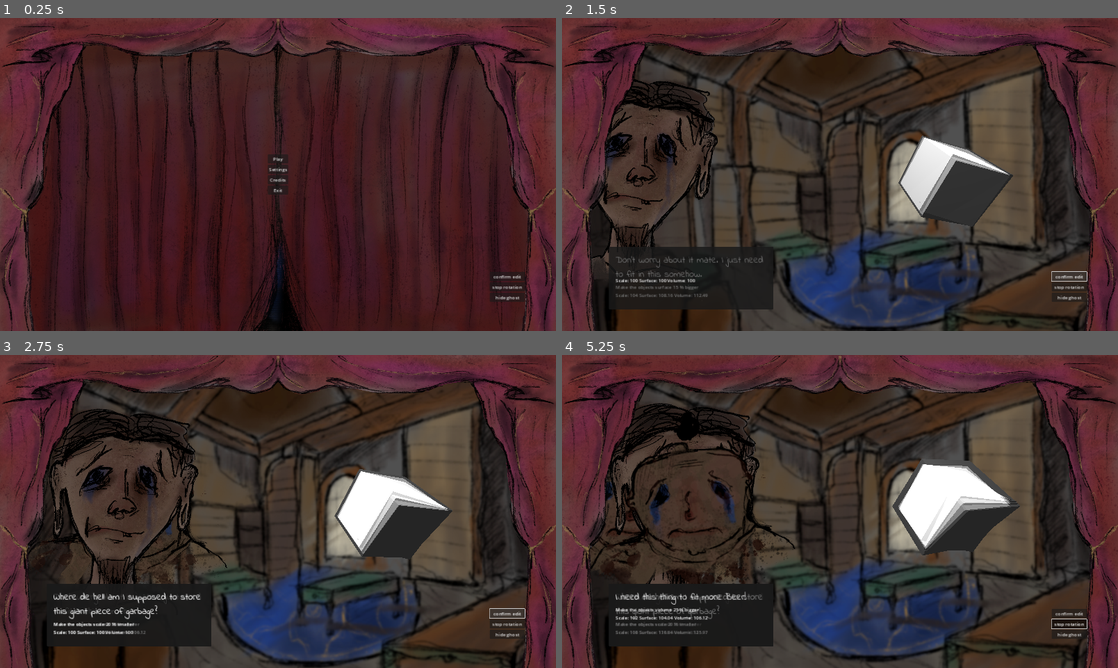
Above: before the commit, frames 1-4 (two rows, left to right).
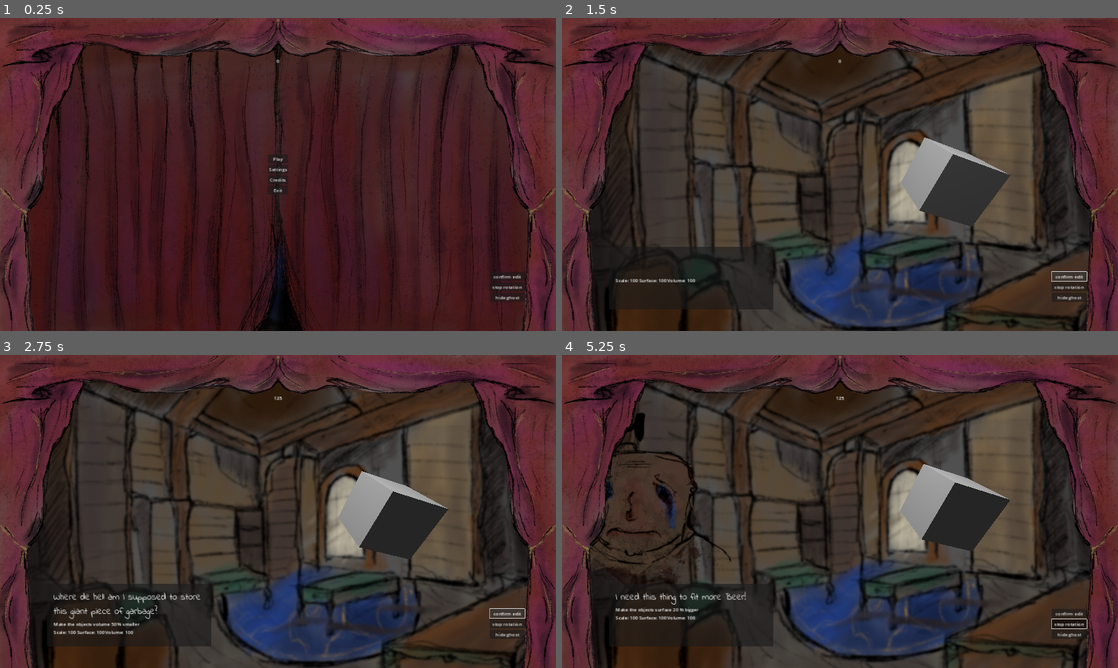
Above: after the commit, the same moments.

Repository: LouisDiekmann/GMTK_GameJam_2024
Game: Godot game, scene res://Scenes/main.tscn
Two runs of this game, one before a commit and one after it. Both use one fixed random seed, a clock stepped at 60 frames per second and the inputs below.
Inputs:
- Up to frame 1 (0.25 s): no input
- Up to frame 2 (1.5 s): click "Play" at 0.5 s; click "confirm edit" at 1.25 s
- Up to frame 3 (2.75 s): click "confirm edit" at 2 s
- Up to frame 4 (5.25 s): click "stop rotation" at 2.75 s; click "stop rotation" at 3.5 s; click "confirm edit" at 4.25 s; click "stop rotation" at 5 s

The runs differ from the first frame. In frame 1, less than 0.1% of the frame differs, in the area x 49-51%, y 13-15%; in frame 2, 7.1%; in frame 3, 9.5%; in frame 4, 11%, in the area x 5-83%, y 13-90%.

Commit message:
size logic, gameplay loop

Diff:
--- /dev/null
+++ b/Assets/mainTheme.tres
@@ -0,0 +1,3 @@
+[gd_resource type="Theme" format=3 uid="uid://dg525obuef481"]
+
+[resource]
--- a/Scenes/customer.tscn
+++ b/Scenes/customer.tscn
@@ -75,6 +75,9 @@
 
 [sub_resource type="BoxMesh" id="BoxMesh_ubf74"]
 
+[sub_resource type="ConcavePolygonShape3D" id="ConcavePolygonShape3D_6kkg0"]
+data = PackedVector3Array(-0.5, 0.5, 0.5, 0.5, 0.5, 0.5, -0.5, -0.5, 0.5, 0.5, 0.5, 0.5, 0.5, -0.5, 0.5, -0.5, -0.5, 0.5, 0.5, 0.5, -0.5, -0.5, 0.5, -0.5, 0.5, -0.5, -0.5, -0.5, 0.5, -0.5, -0.5, -0.5, -0.5, 0.5, -0.5, -0.5, 0.5, 0.5, 0.5, 0.5, 0.5, -0.5, 0.5, -0.5, 0.5, 0.5, 0.5, -0.5, 0.5, -0.5, -0.5, 0.5, -0.5, 0.5, -0.5, 0.5, -0.5, -0.5, 0.5, 0.5, -0.5, -0.5, -0.5, -0.5, 0.5, 0.5, -0.5, -0.5, 0.5, -0.5, -0.5, -0.5, 0.5, 0.5, 0.5, -0.5, 0.5, 0.5, 0.5, 0.5, -0.5, -0.5, 0.5, 0.5, -0.5, 0.5, -0.5, 0.5, 0.5, -0.5, -0.5, -0.5, 0.5, 0.5, -0.5, 0.5, -0.5, -0.5, -0.5, 0.5, -0.5, 0.5, 0.5, -0.5, -0.5, -0.5, -0.5, -0.5)
+
 [sub_resource type="ORMMaterial3D" id="ORMMaterial3D_qsjmi"]
 transparency = 1
 blend_mode = 1
@@ -137,11 +140,19 @@
 [node name="object" type="Node3D" parent="."]
 transform = Transform3D(0.936213, 0.351433, 0, -0.324682, 0.864948, -0.382683, -0.134488, 0.358273, 0.92388, 1.89209, 0, 1)
 
-[node name="scaleable" type="MeshInstance3D" parent="object"]
-transform = Transform3D(1, 7.45058e-09, 2.98023e-08, -3.72529e-08, 1, -2.98023e-08, 7.45058e-09, -8.9407e-08, 1, 0, 0, 0)
+[node name="scaleable" type="StaticBody3D" parent="object"]
+transform = Transform3D(1, 2.6077e-08, 0, -3.72529e-09, 1, 0, 7.45058e-09, -2.98023e-08, 1, 0, 0, 0)
+
+[node name="scaleableMesh" type="MeshInstance3D" parent="object/scaleable"]
+transform = Transform3D(1, -2.23517e-08, 2.98023e-08, -3.35276e-08, 1, -2.98023e-08, 7.45058e-09, -8.9407e-08, 1, 0, 0, 0)
 mesh = SubResource("BoxMesh_ubf74")
-
-[node name="referance" type="MeshInstance3D" parent="object"]
+skeleton = NodePath("../..")
+
+[node name="scaleableCollision" type="CollisionShape3D" parent="object/scaleable"]
+transform = Transform3D(1, -2.23517e-08, 2.98023e-08, -3.35276e-08, 1, -2.98023e-08, 7.45058e-09, -8.9407e-08, 1, 0, 0, 0)
+shape = SubResource("ConcavePolygonShape3D_6kkg0")
+
+[node name="referanceMesh" type="MeshInstance3D" parent="object"]
 transform = Transform3D(1, 7.45058e-09, 2.98023e-08, -3.72529e-08, 1, -2.98023e-08, 7.45058e-09, -8.9407e-08, 1, 0, 0, 0)
 mesh = SubResource("BoxMesh_yarmq")
 
@@ -190,3 +201,5 @@
 autowrap_mode = 3
 
 [connection signal="animation_finished" from="characterSprite/AnimationPlayer" to="." method="_on_animation_player_animation_finished"]
+[connection signal="mouse_entered" from="object/scaleable" to="." method="_on_scaleable_mouse_entered"]
+[connection signal="mouse_exited" from="object/scaleable" to="." method="_on_scaleable_mouse_exited"]
--- a/Scenes/main.tscn
+++ b/Scenes/main.tscn
@@ -190,11 +190,27 @@
 [node name="Label" type="Label" parent="menu/Panel/MarginContainer/VBoxContainer"]
 custom_minimum_size = Vector2(1, 0)
 layout_mode = 2
-text = "\"SCP-x6x (Hopes)\" Kevin MacLeod (incompetech.com)
+text = "MUSIC:
+\"SCP-x6x (Hopes)\" Kevin MacLeod (incompetech.com)
 Licensed under Creative Commons: By Attribution 4.0 License
-http://creativecommons.org/licenses/by/4.0/"
+http://creativecommons.org/licenses/by/4.0/
+
+MESHES:
+thebasemesh.com"
 label_settings = SubResource("LabelSettings_mjumy")
 autowrap_mode = 3
+
+[node name="scoreLabel" type="Label" parent="menu"]
+anchors_preset = 5
+anchor_left = 0.5
+anchor_right = 0.5
+offset_left = -20.0
+offset_top = 136.0
+offset_right = 20.0
+offset_bottom = 159.0
+grow_horizontal = 2
+text = "0"
+horizontal_alignment = 1
 
 [node name="CanvasLayer" parent="." node_paths=PackedStringArray("mainNode") instance=ExtResource("1_hbtbv")]
 mainNode = NodePath("..")
--- a/Scripts/customer.gd
+++ b/Scripts/customer.gd
@@ -3,14 +3,17 @@
 
 var objective : Dictionary
 var relativeSizes : Vector3
+
+var scaleable : bool = false
+
 @onready var autoRotate : bool = true
 @export var characterSprite: Sprite3D
 
 @onready var parent : Node3D = get_parent()
 
 @onready var object: Node3D = $object
-@onready var scaleableObject: MeshInstance3D = $object/scaleable
-@onready var referanceObject: MeshInstance3D = $object/referance
+@onready var scaleableObject: StaticBody3D = $object/scaleable
+@onready var referanceObject: MeshInstance3D = $object/referanceMesh
 
 @onready var objectSizeVectorLength : float = object.scale.length()
 @onready var animationPlayer: AnimationPlayer = $characterSprite/AnimationPlayer
@@ -20,7 +23,6 @@
 @onready var flavorText: Label = $Panel/MarginContainer/VBoxContainer/flavorText
 @onready var objectiveText: Label = $Panel/MarginContainer/VBoxContainer/objectiveText
 @onready var cheatLabel: Label = $Panel/MarginContainer/VBoxContainer/cheatLabel
-
 
 @onready var textLines : Dictionary = {
 	"smaller" : {
@@ -47,11 +49,19 @@
 	await get_tree().create_timer(.5).timeout
 	setupAndAnimateView()
 
-# Called every frame. 'delta' is the elapsed time since the previous frame.
 func _process(delta: float) -> void:
 	relativeSizes = calculateRelativeSizes()
 	cheatLabel.text = "Scale: " + str(snapped(relativeSizes.x, 0.01) ) + " Surface: " + str(snapped(relativeSizes.y, 0.01)) + " Volume: " + str(snapped(relativeSizes.z, 0.01))
 
+	if scaleable:
+		scaleObject()
+
+	if parent.call("getAutoRotateObject"):
+		object.rotation += Vector3(.002,.002,.002)
+
+	referanceObject.visible = not parent.call("getGhostHidden")
+
+func scaleObject() -> void:
 	if Input.is_action_just_pressed("enlarge") or Input.is_action_just_pressed("shrink"):
 		audioClick.pitch_scale = randf_range(.8,1.2)
 		audioClick.play()
@@ -62,11 +72,6 @@
 		scaleableObject.scale += Vector3(.01,.01,.01)
 	if Input.is_action_pressed("shrink") and scaleableObject.scale.x > .2:
 		scaleableObject.scale -= Vector3(.01,.01,.01)
-
-	if parent.call("getAutoRotateObject"):
-		object.rotation += Vector3(.002,.002,.002)
-
-	referanceObject.visible = not parent.call("getGhostHidden")
 
 func calculateRelativeSizes() -> Vector3:
 	var scaledVec3 : Vector3 = scaleableObject.scale
@@ -108,17 +113,28 @@
 		1:
 			direction = "bigger"
 
-	var randInt2 : int = randi_range(1,20)
-	size = randInt2 * 5
-
-	var randInt3 : int = randi_range(0,2)
-	match randInt3:
+	var randInt2 : int = randi_range(0,2)
+	match randInt2:
 		0:
 			unit = "scale"
 		1:
 			unit = "surface"
 		2:
 			unit = "volume"
+
+	match direction:
+		"bigger":
+			var randInt3 : int = randi_range(1,20)
+			match unit:
+				"scale":
+					size = randInt3 * 5
+				"surface":
+					size = randInt3 * 10
+				"volume":
+					size = randInt3 * 20
+		"smaller":
+			var randInt4 : int = randi_range(1,16)
+			size = randInt4 * 5
 
 	var objectiveDict : Dictionary = {
 		"direction" : direction,
@@ -128,8 +144,6 @@
 
 	return objectiveDict
 
-
-# @method used to play the inital animations, sounds and text reveals when a new customer enters the scene
 func setupAndAnimateView() -> void:
 	animationPlayer.play("swoopIn")
 	audioPlayerSwoop.pitch_scale = randf_range(.5,1.5)
@@ -140,3 +154,16 @@
 func _on_animation_player_animation_finished(anim_name: StringName) -> void:
 	if anim_name == "swoopIn":
 		animationPlayer.play("wobble")
+
+func getRelativeSizes() -> Vector3:
+	return relativeSizes
+
+func getObjective() -> Dictionary:
+	return objective
+
+
+func _on_scaleable_mouse_entered() -> void:
+	scaleable = true
+
+func _on_scaleable_mouse_exited() -> void:
+	scaleable = false
--- a/Scripts/main.gd
+++ b/Scripts/main.gd
@@ -2,7 +2,10 @@
 @onready var newCustomer : PackedScene = preload("res://Scenes/customer.tscn")
 @onready var autoRotateObject : bool = true
 @onready var ghostHidden : bool = false
+@onready var scoreLabel: Label = $menu/scoreLabel
+
 var score : int
+var currentCustomer : Customer
 
 const cursorGauntlet1 = preload("res://Assets/textures/cursorGauntlet1.png")
 const cursorGauntlet2 = preload("res://Assets/textures/cursorGauntlet2.png")
@@ -24,19 +27,49 @@
 	nextCustomer()
 
 func confirmSizePressed() -> void:
-	validateObjectSize()
+	score += validateObjectSize()
+	print(score)
+	scoreLabel.text = str(score)
 	removeCurrentCustomer()
 	nextCustomer()
 
 func validateObjectSize() -> int:
-	score = 1
-	return score
+	var thisScore : int = 500
+	var relativeSizes : Vector3 = currentCustomer.getRelativeSizes()
+	var objective : Dictionary = currentCustomer.getObjective()
+
+	var objectiveSize : float = objective["size"]
+	var sizeDifference : Vector3 = abs(relativeSizes - Vector3(100,100,100))
+	print(sizeDifference)
+	print(objectiveSize)
+	match objective["unit"]:
+		"scale":
+			if abs(sizeDifference.x - objectiveSize) >= 10:
+				thisScore = 500 - abs(sizeDifference.x - objectiveSize)*15
+				if thisScore < 0 : thisScore = 0
+			else:
+				thisScore = 500
+		"surface":
+			if abs(sizeDifference.y - objectiveSize) >= 10:
+				thisScore = 500 - abs(sizeDifference.y - objectiveSize)*15
+				if thisScore < 0 : thisScore = 0
+			else:
+				thisScore = 500
+		"volume":
+			if abs(sizeDifference.z - objectiveSize) >= 10:
+				thisScore = 500 - abs(sizeDifference.z - objectiveSize)*15
+				if thisScore < 0 : thisScore = 0
+			else:
+				thisScore = 500
+
+	return thisScore
 
 func removeCurrentCustomer() -> void:
-	pass
+	currentCustomer.queue_free()
 
 func nextCustomer() -> void:
-	add_child(newCustomer.instantiate())
+	currentCustomer = newCustomer.instantiate()
+	add_child(currentCustomer)
 
 func stopRotationToggled(toggled : bool) -> void:
 	autoRotateObject = not toggled
--- a/project.godot
+++ b/project.godot
@@ -28,6 +28,10 @@
 window/stretch/aspect="expand"
 mouse_cursor/custom_image="res://Assets/textures/cursorGauntlet1.png"
 
+[gui]
+
+theme/custom="res://Assets/mainTheme.tres"
+
 [input]
 
 enlarge={
Binary file added: Assets/textures/uiBG.png
Not shown, added: Assets/textures/uiBG.png.import
Not shown: 1 places in Scenes/customer.tscn that only renumber resources
Not shown, changed: README.md
